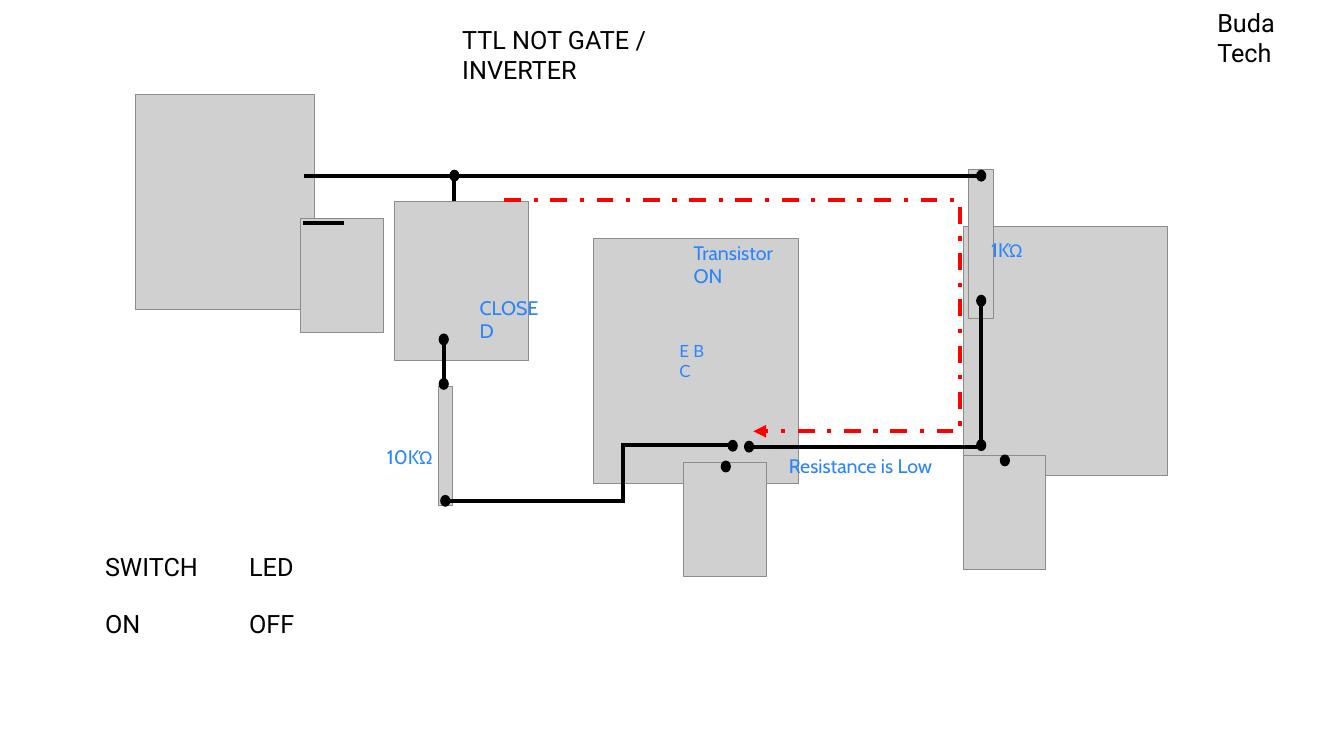
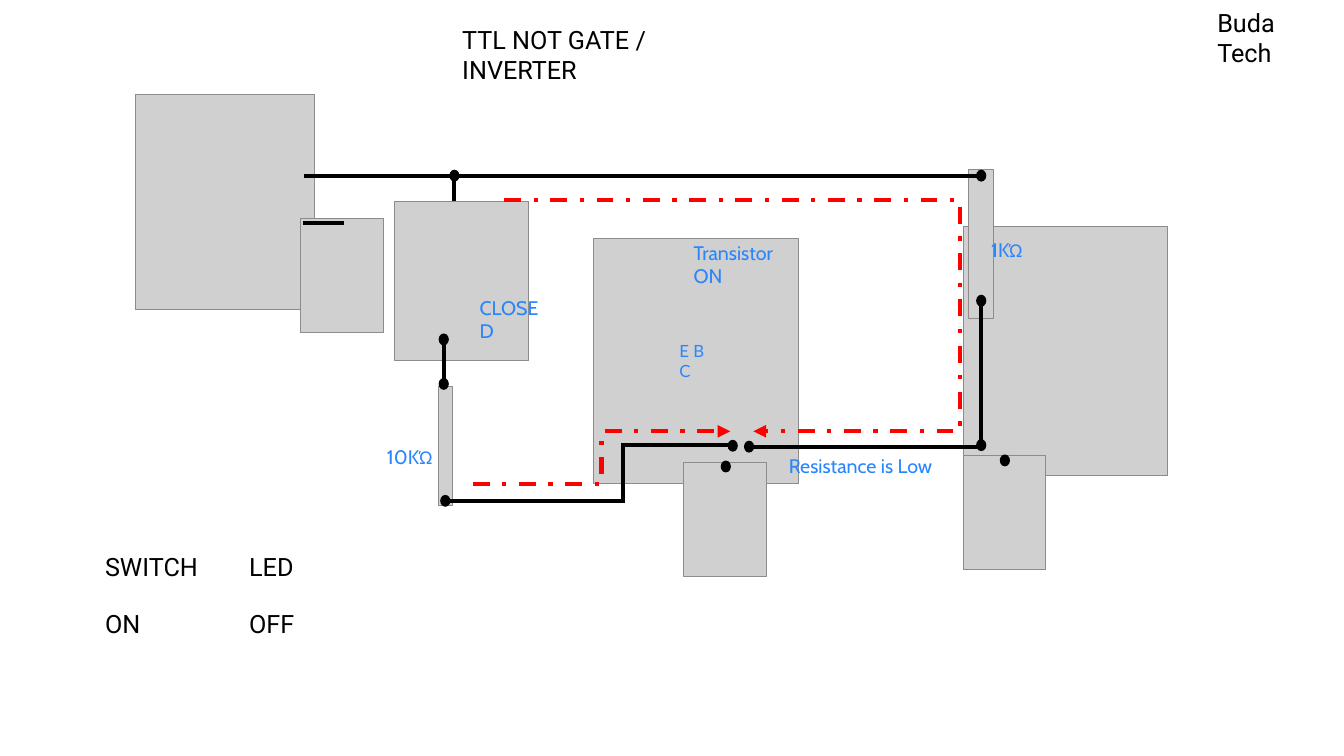
Before and after one commit to MaliusMartin/Budatech-Academy, a slide deck: slide 5 of TTL/NOT GATE/NOT TTL.pptx. Drawn at 1344x756 pixels with LibreOffice and Linux fonts; fonts in the diff are those of the drawing; grey boxes stand for pictures. Boxes give left, top, right and bottom in pixels: in the first picture for what was removed or moved away, otherwise in the second. Text is boxed around its words. In the diff, an @@ line names an element or a change of style, - is before the commit and + after.

```diff
--- a/TTL/NOT GATE/NOT TTL.pptx
+++ b/TTL/NOT GATE/NOT TTL.pptx
@@ elbow arrow added from (473, 485) to (730, 432), #FF0000 3 pt dashed @@
```
Also in this commit, not shown: 1 other slide changed, 1 slide added, 32 other files.
